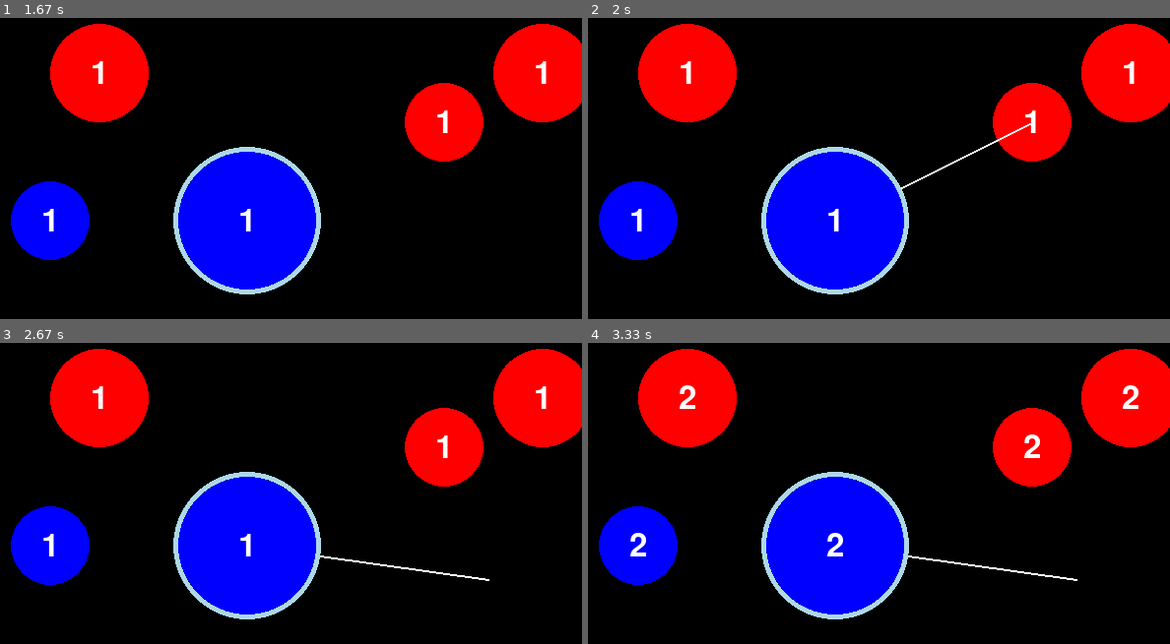
Above: before the commit, frames 1-4 (two rows, left to right).
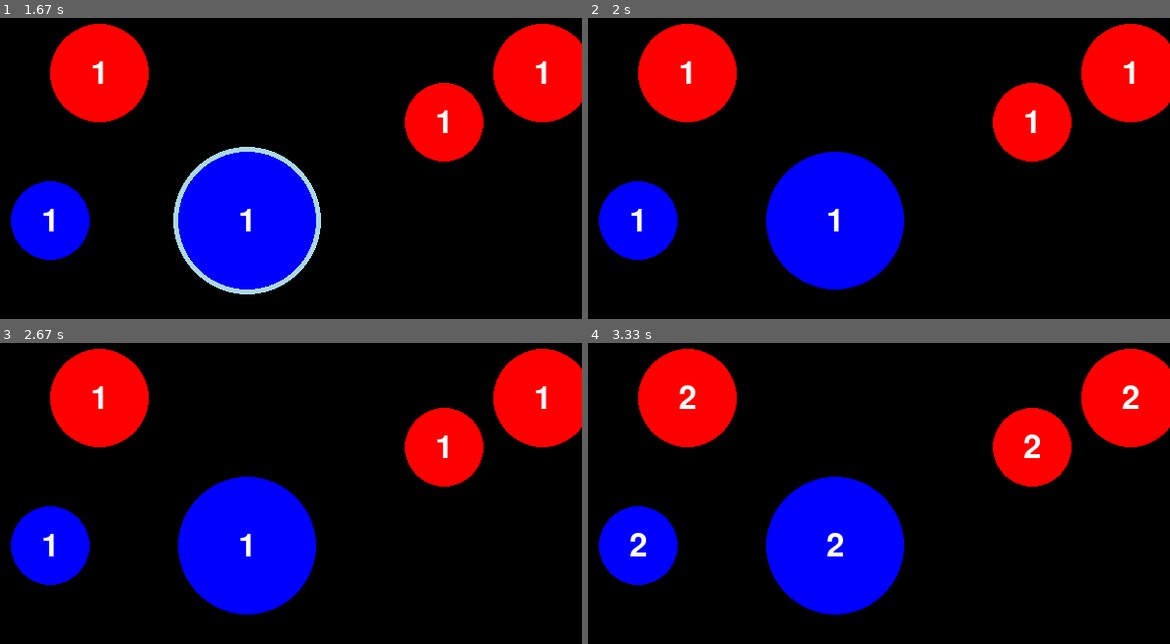
Above: after the commit, the same moments.

Repository: msa2984/teals-pygame
Game: pygame game, started from pygame/nano_wars/main.py
Two runs of this game, one before a commit and one after it. Both use one fixed random seed, a clock stepped at 60 frames per second and the inputs below.
Inputs (mouse positions are in pixels of both pictures, inside the frame that each line leads up to):
- Up to frame 1 (1.67 s): click (267, 162) at 0.38 s; press the mouse at (267, 162) at 0.7 s; move the mouse to (302, 183) at 0.8 s; release the mouse at (337, 201) at 0.93 s; click (116, 69) at 1.05 s; click (267, 219) at 1.38 s
- Up to frame 2 (2 s): click (1018, 120) at 1.72 s
- Up to frame 3 (2.67 s): click (64, 532) at 2.05 s; click (488, 577) at 2.38 s
- Up to frame 4 (3.33 s): no input

Frame 1 is identical in both runs. In frame 2, 1.4% of the frame differs, in the area x 29-77%, y 34-92%; in frame 3, 1.4%, in the area x 29-85%, y 42-92%; in frame 4, 1.4%.

Commit message:
huge progress, multiple cell support

Diff:
--- a/pygame/nano_wars/main.py
+++ b/pygame/nano_wars/main.py
@@ -11,18 +11,17 @@
 width, height = 640, 480
 screen = pygame.display.set_mode((width, height))
 
-# Define the Circle class
-
 # Create a list of circles
 cells = [
     Cell((150, 150), 50, (255, 0, 0)),  # Red circle at (150, 150)
-    Cell((600, 150), 50, (255, 0, 0)),  # Red circle at (150, 150)
+    Cell((600, 150), 50, (255, 0, 0)),  # Red circle at (600, 150)
     Cell((500, 200), 40, (255, 0, 0)),  # Green circle at (500, 200)
     Cell((300, 300), 70, (0, 0, 255)),  # Blue circle at (300, 300)
-    Cell((100, 300), 40, (0, 0, 255)),  # Blue circle at (300, 300)
+    Cell((100, 300), 40, (0, 0, 255)),  # Blue circle at (100, 300)
 ]
+
 line_active = False  # Variable to track if the line is currently being drawn
-highlighted_cell = None  # Track which cell is currently highlighted
+highlighted_cells = []  # List to track which cells are currently highlighted
 
 # Game loop.
 while True:
@@ -40,32 +39,38 @@
             for cell in cells:
                 if cell.check_click(mouse_pos):
                     if cell.color == (0, 0, 255):  # If the cell is blue
+                        if cell not in highlighted_cells:
+                            highlighted_cells.append(cell)  # Add the cell to the highlighted list
                         line_active = True  # Start drawing the line
-                        highlighted_cell = cell  # Track the highlighted cell
                         cell.is_highlighted = True
                         cell.line_end = mouse_pos  # Store the cursor position to draw the line
                     else:
                         # Reset line state if clicked on a non-blue cell
                         line_active = False
-                        cell.is_highlighted = False
-                        cell.line_end = None
+                        for highlighted in highlighted_cells:
+                            highlighted.is_highlighted = False
+                        highlighted_cells.clear()  # Clear highlighted cells
+                        for cell in cells:
+                            cell.line_end = None
 
         # Handle mouse motion event
         elif event.type == MOUSEMOTION:
-            if line_active and highlighted_cell:  # Only update if the line is active
-              if not highlighted_cell.snapped_cell:
+            if line_active and highlighted_cells:  # Only update if the line is active
                 mouse_pos = pygame.mouse.get_pos()
-                highlighted_cell.line_end = mouse_pos  # Update the end of the line to follow the cursor
+                # Update the end of the line for all highlighted cells
+                for highlighted in highlighted_cells:
+                   if not highlighted.snapped_cell:
+                      highlighted.line_end = mouse_pos  # Update the end of the line to follow the cursor
 
         # Handle mouse button up event
         elif event.type == MOUSEBUTTONUP:
             mouse_pos = pygame.mouse.get_pos()
             if not any(cell.check_click(mouse_pos) for cell in cells):
                 line_active = False  # Stop drawing the line when clicked outside
-                if highlighted_cell:
-                    highlighted_cell.is_highlighted = False  # Remove highlighting
-                    highlighted_cell.line_end = None  # Stop drawing the line
-                    highlighted_cell = None  # Clear the highlighted cell tracker
+                for highlighted in highlighted_cells:
+                    highlighted.is_highlighted = False  # Remove highlighting
+                    highlighted.line_end = None  # Stop drawing the line
+                highlighted_cells.clear()  # Clear the highlighted cells tracker
 
     # Get the current time in milliseconds
     current_time = pygame.time.get_ticks()
@@ -74,5 +79,11 @@
     for cell in cells:
         cell.draw(screen, current_time, cells)
 
+    # # Draw lines for all highlighted cells
+    # for highlighted in highlighted_cells:
+    #     if highlighted.line_end:
+    #         edge_position = highlighted.get_edge_position(highlighted.line_end)
+    #         pygame.draw.line(screen, (255, 255, 255), edge_position, highlighted.line_end, 2)
+
     pygame.display.flip()  # Update the display
     fpsClock.tick(fps)  # Control the frame rate
